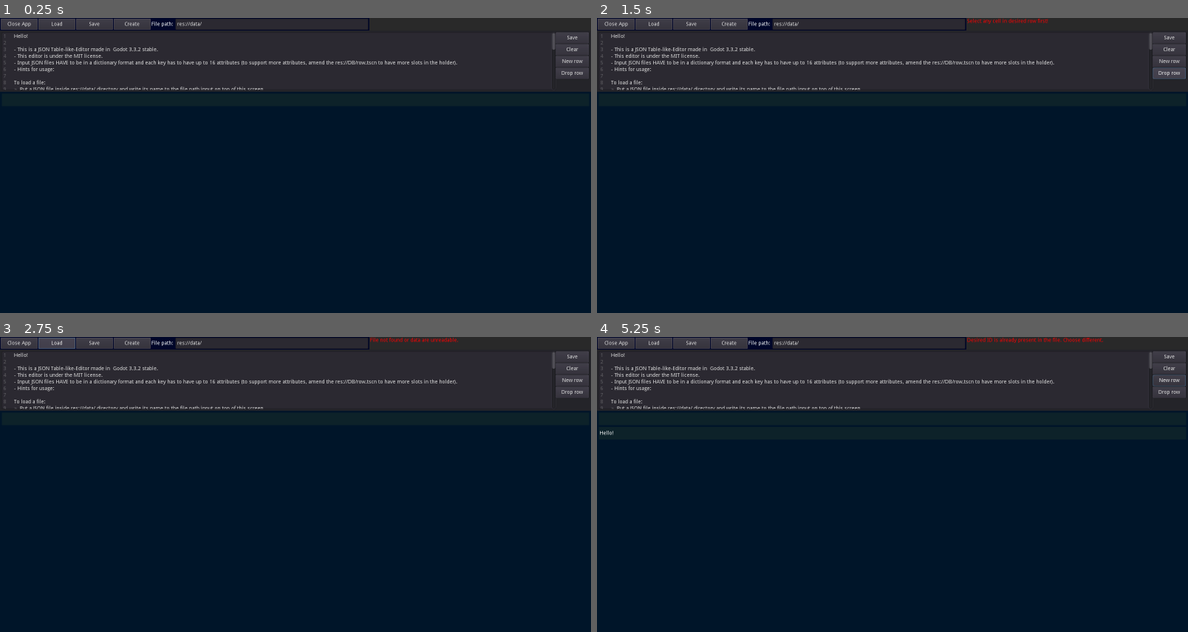
Above: before the commit, frames 1-4 (two rows, left to right).
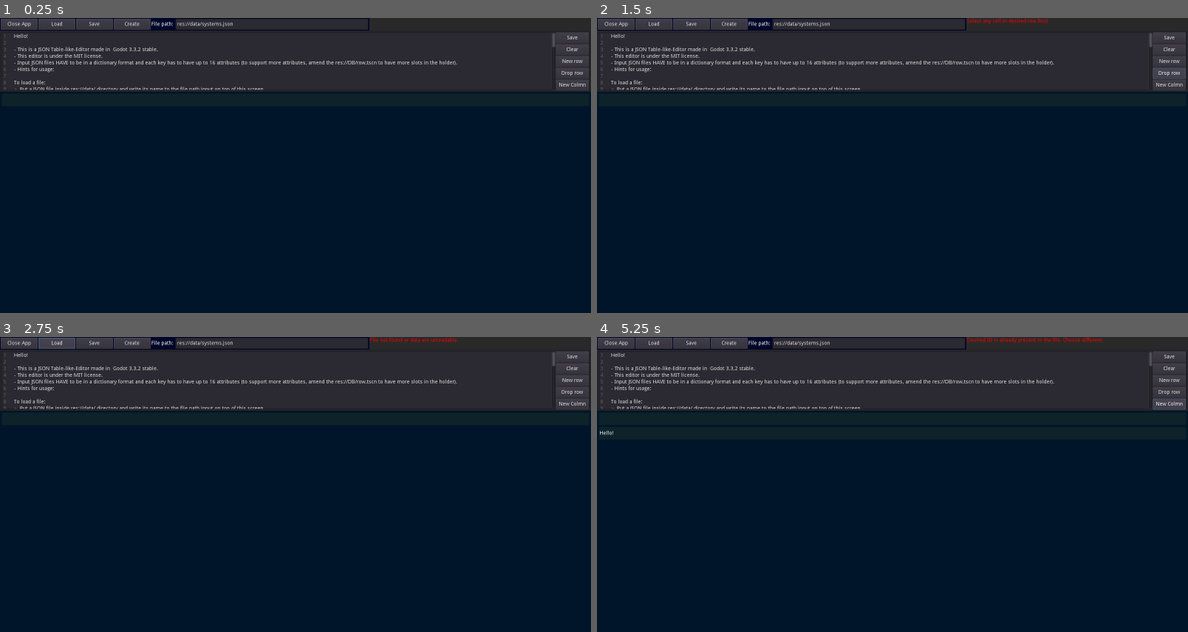
Above: after the commit, the same moments.

Repository: IranosMorloy/json-table-editor
Game: Godot game, scene res://DB/DB.tscn
The game is run twice, just before and just after one commit, with the same random seed, the same clock (stepped at 60 frames per second) and the same inputs.
Inputs (mouse positions are in pixels of both pictures, inside the frame that each line leads up to):
- Up to frame 1 (0.25 s): no input
- Up to frame 2 (1.5 s): click "Save" at 0.5 s; click "Drop row" at 1.25 s
- Up to frame 3 (2.75 s): click "Load" at 2 s
- Up to frame 4 (5.25 s): click "Create" at 2.75 s; click "New row" at 3.5 s; click "New row" at 4.25 s; click (1170, 404) at 5 s, where only the run after the commit has a clickable "New Colmn"

The runs differ from the first frame. In frame 1, 0.2% of the frame differs, in the area x 34-100%, y 1-25%; in frame 2, 0.2%; in frame 3, 0.2%; in frame 4, 0.3%.

Commit message:
Second update
Added feature for adding new attribute to the JSON type database. Follow the instructions in README to learn how to add new attribute (column) to your "DB table".

Diff:
--- a/DB/DB.tscn
+++ b/DB/DB.tscn
@@ -56,6 +56,13 @@
 	Write the new desired ID into this text field (nothing else but the ID itself).
 	Hit 'New row' button on the right.
 	New record will be created in the loaded data and the default empty values will correspond to the types of the first entry in the JSON file.
+
+To add a new column (attribute for each ID) to the data:
+	Write into this text field the arguments in format:		name:TYPE
+	Recognised types are (everything has to be uppercase!!!):	 STR, INT, LIST, DICT, BOOL, FLOAT
+	For example, with a new attr of bool with name 'this_is_bool', the text you enter (without spaces!!!) will be:
+			this_is_bool:BOOL
+	Hit 'New Colmn' button on the bottom right of this text field.'
 
 To remove the ID from the loaded data:
 	Select any cell on the row you wish to remove and hit 'Drop row' button on the right"
@@ -120,6 +127,19 @@
 "_edit_use_anchors_": false
 }
 
+[node name="column" type="Button" parent="change"]
+margin_left = 1505.0
+margin_top = 133.0
+margin_right = 1594.0
+margin_bottom = 163.0
+rect_min_size = Vector2( 89, 30 )
+mouse_default_cursor_shape = 2
+text = "New Colmn"
+clip_text = true
+__meta__ = {
+"_edit_use_anchors_": false
+}
+
 [node name="tablespace" type="Panel" parent="."]
 self_modulate = Color( 0, 0.576471, 1, 1 )
 margin_top = 200.0
@@ -229,7 +249,7 @@
 margin_right = 875.0
 margin_bottom = 32.0
 rect_min_size = Vector2( 522, 30 )
-text = "res://data/"
+text = "res://data/systems.json"
 virtual_keyboard_enabled = false
 placeholder_text = "Full JSON file path"
 caret_blink = true
@@ -255,6 +275,7 @@
 [connection signal="pressed" from="change/clear" to="menu" method="clear_cell_data"]
 [connection signal="pressed" from="change/new" to="menu" method="new_row"]
 [connection signal="pressed" from="change/drop" to="menu" method="drop_row"]
+[connection signal="pressed" from="change/column" to="menu" method="get_new_column_input"]
 [connection signal="pressed" from="menu/options/close" to="menu" method="perform_action" binds= [ "close" ]]
 [connection signal="pressed" from="menu/options/load" to="menu" method="perform_action" binds= [ "load" ]]
 [connection signal="pressed" from="menu/options/save" to="menu" method="perform_action" binds= [ "save" ]]
--- a/DB/menu.gd
+++ b/DB/menu.gd
@@ -56,7 +56,10 @@
 			new_row_data[column] = []
 		elif header.row_data[column] == TYPE_DICTIONARY:
 			new_row_data[column] = {}
+		elif header.row_data[column] == TYPE_BOOL:
+			new_row_data[column] = true
 		else:
+			print("failed to identify column: ", column)
 			show_err("Non-defined type of a column - cannot create new row")
 			return
 	header.file_data[new_id] = new_row_data
@@ -70,15 +73,35 @@
 	show_ok_err("New row created Ok with ID: " + String(new_id))
 
 func drop_row():
-	if not edit_row:
-		show_err("Select any cell in desired row first!")
-		return
-	if tablespace.has_node(edit_row):
+	if not edit_row: show_err("Select any cell in desired row first!")
+	elif tablespace.has_node(edit_row):
 		tablespace.get_node(edit_row).queue_free()
 		header.file_data.erase(edit_row)
 		show_ok_err("Row ID: " + edit_row + " dropped Ok.")
-	else:
-		show_err("Selected row ID not found, cannot drop!")
+	else: show_err("Selected row ID not found, cannot drop!")
+
+func get_new_column_input():
+	var new_col = change_edit.text.split(":")
+	if new_col.size() == 2: add_new_column(new_col[0], new_col[1])
+
+func add_new_column(clmn_name: String, clmn_type: String):
+	var data: Dictionary = header.file_data
+	var first = data.keys().front()
+	var validation: bool = true
+	for id in data[first]:
+		if id == clmn_name:
+			validation = false
+			break
+	if validation and clmn_type in ["STR", "INT", "LIST", "DICT", "FLOAT", "BOOL"]:
+		var value
+		if clmn_type == "STR": value = ""
+		elif clmn_type == "INT": value = 0
+		elif clmn_type == "LIST": value = []
+		elif clmn_type == "DICT": value = {}
+		elif clmn_type == "FLOAT": value = 0.0
+		elif clmn_type == "BOOL": value = true
+		for id in data: data[id][clmn_name] = value
+		display_data(data)
 
 #----------------------------------------------------------------------------
 # base methods
@@ -94,21 +117,13 @@
 	err_label.show()
 
 func perform_action(action: String):
-	if action == "close":
-		get_tree().quit()
-	elif action == "load" and get_file_path():
-		load_file_from_path(get_file_path())
-	elif action == "save":
-		collect_row_data()
-	elif action == "create":
-		show_err("File Creation is Not implemented yet.")
-		return
-	else:
-		show_err("File path is not valid.")
-
-func get_file_path() -> String:
-	return path_edit.text
-
+	if action == "close": get_tree().quit()
+	elif action == "load" and get_file_path(): load_file_from_path(get_file_path())
+	elif action == "save": collect_row_data()
+	elif action == "create": show_err("File Creation is Not implemented yet.")
+	else: show_err("File path is not valid.")
+
+func get_file_path() -> String: return path_edit.text
 func preview_cell_to_edit(row: String, cell: int, data: String):
 	err_label.hide()
 	change_edit.clear_undo_history()
@@ -139,6 +154,7 @@
 func save_data_to_file(path: String, data: Dictionary):
 	path = ProjectSettings.globalize_path(path)
 	DataParser.write_data(path, data)
+	show_ok_err("File saved Ok to path: " + path)
 
 #----------------------------------------------------------------------------
 # loading data
@@ -150,6 +166,7 @@
 	var data = DataParser.load_data(path)
 	if data:
 		clear_cell_preview()
+		show_ok_err("File loaded Ok from path: " + path)
 		display_data(data)
 	else:
 		show_err("File not found or data are unreadable.")
Not shown, changed: README.txt
